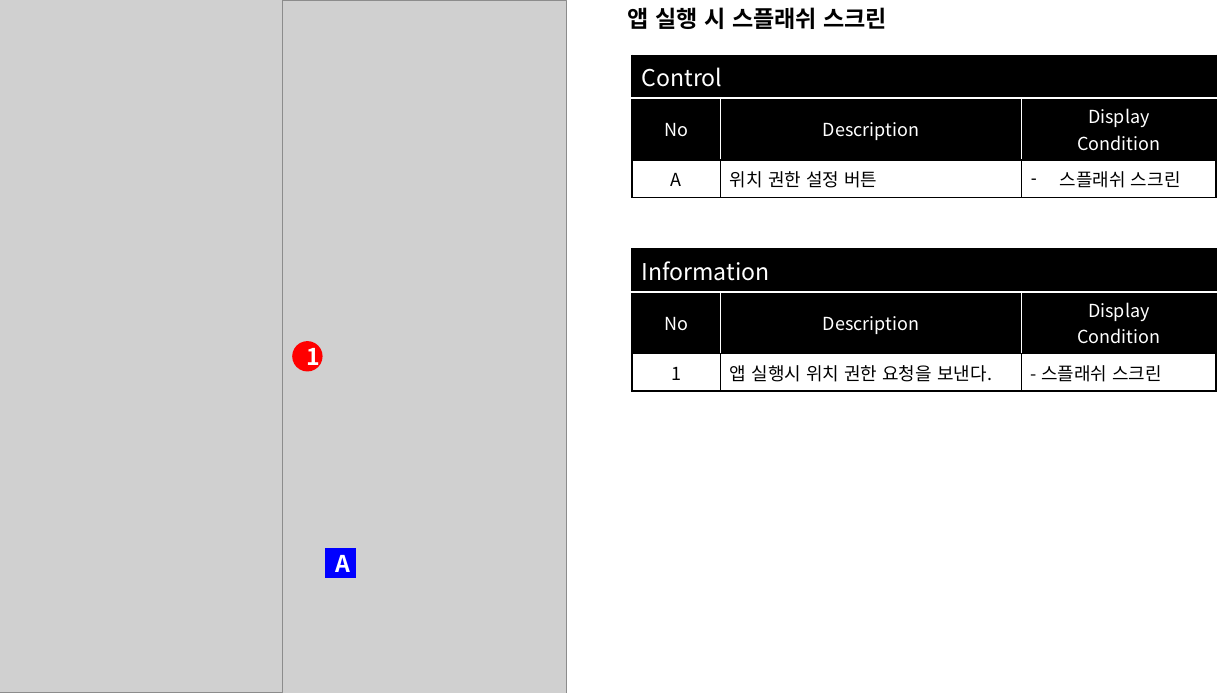
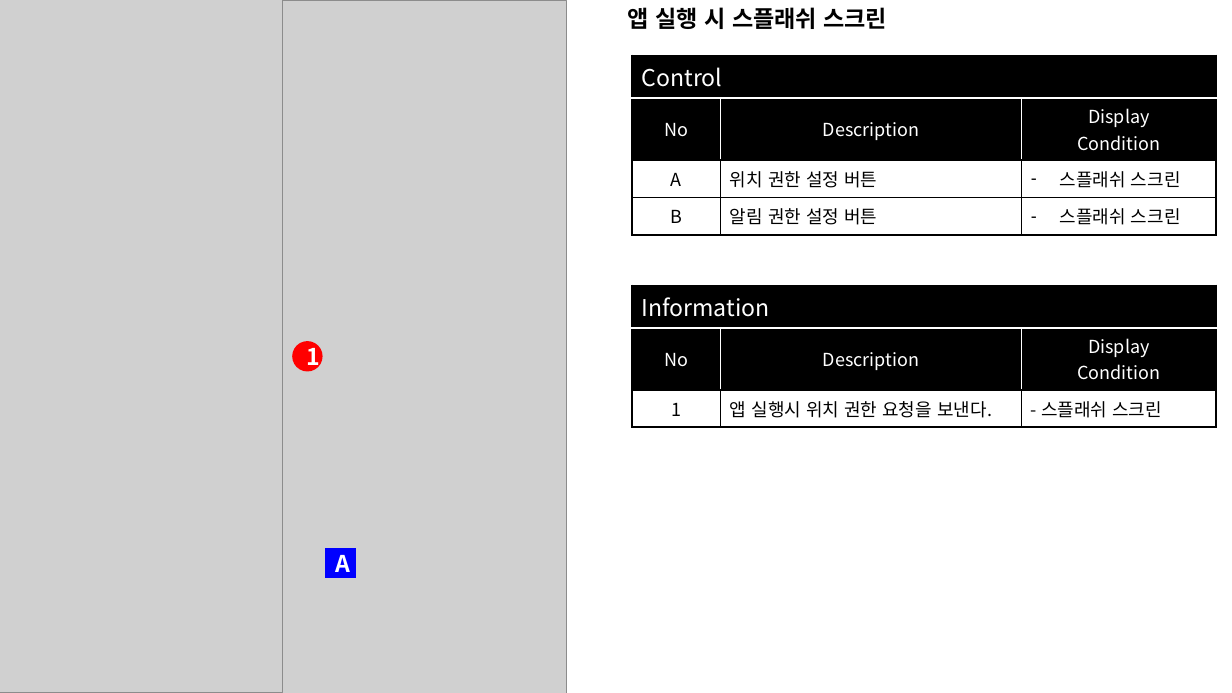
Before and after one commit to boongbangsaurus/socon-socon, a slide deck: slide 1 of exec/시연시나리오_광주2반_C207.pptx. Drawn at 1232x693 pixels with LibreOffice and Linux fonts; fonts in the diff are those of the drawing; grey boxes stand for pictures. Boxes give left, top, right and bottom in pixels: in the first picture for what was removed or moved away, otherwise in the second. Text is boxed around its words. In the diff, an @@ line names an element or a change of style, - is before the commit and + after.

```diff
--- a/exec/시연시나리오_광주2반_C207.pptx
+++ b/exec/시연시나리오_광주2반_C207.pptx
@@ table at (632,55,1217,229) @@
+row 4: B | 알림 권한 설정 버튼 | 스플래쉬 스크린
@@ table: place and size @@
-table at (632,250,1217,391)
+table at (632,286,1217,427)
```
Also in this commit, not shown: 1 slide added.
